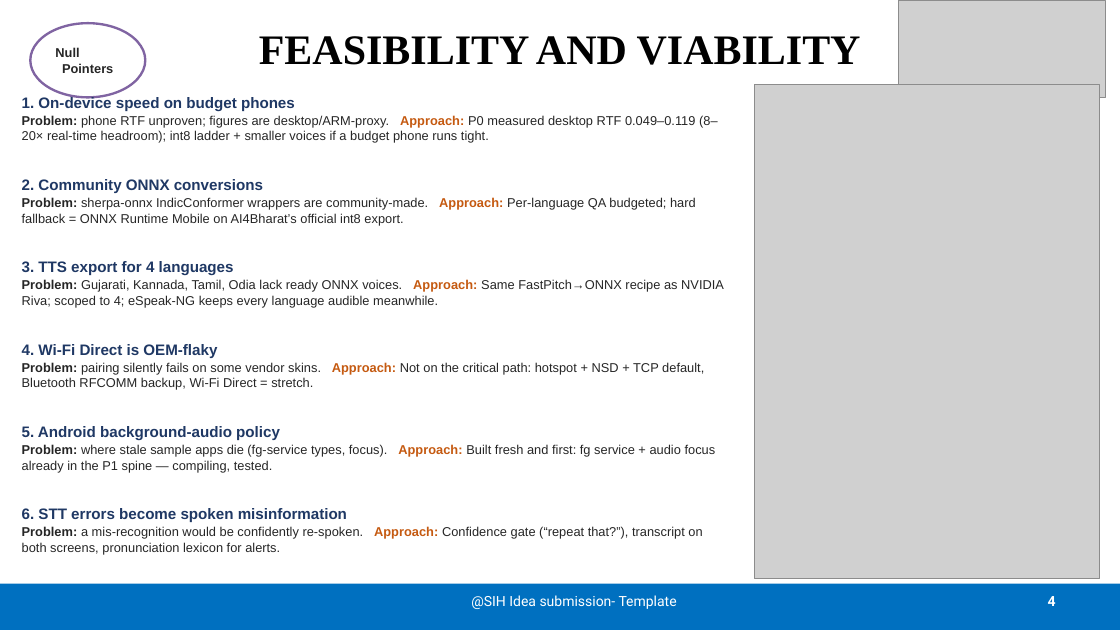
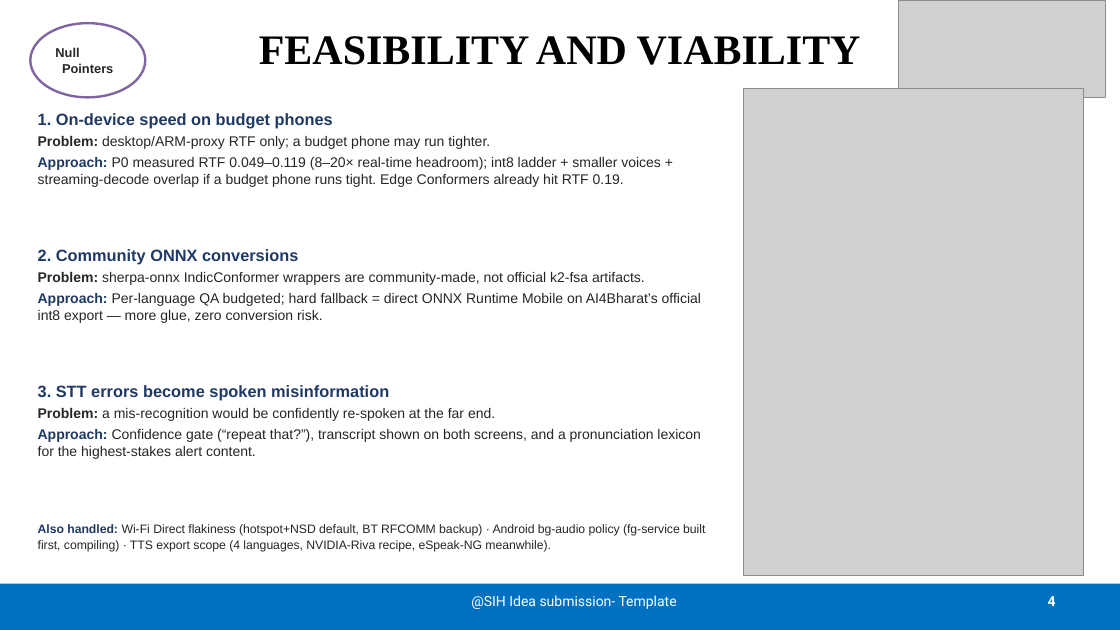
Before and after one commit to satyam-mishra-dev/itantra, a slide deck: slide 4 of docs/SIH2026-iTantra-idea-PPT.pptx. Drawn at 1120x630 pixels with LibreOffice and Linux fonts; fonts in the diff are those of the drawing; grey boxes stand for pictures. Boxes give left, top, right and bottom in pixels: in the first picture for what was removed or moved away, otherwise in the second. Text is boxed around its words. In the diff, an @@ line names an element or a change of style, - is before the commit and + after.

Commit message:
docs: idea PPT v3 — critique fixes: consistent 169x/889x, 45-byte hero, no tech-grid duplication, real repo links, uniform S1, measured v1 numbers

```diff
--- a/docs/SIH2026-iTantra-idea-PPT.pptx
+++ b/docs/SIH2026-iTantra-idea-PPT.pptx
@@ picture: place and size @@
-picture at [755, 84, 1100, 579]
+picture at [744, 88, 1084, 576]
@@ text "1. On-device speed on budget ...": place and size @@
-text "1. On-device speed on budget ..." at [22, 96, 718, 143]
+text "1. On-device speed on budget ..." at [38, 113, 661, 187]
@@ text at [38, 113, 333, 129]: size 13 to 14 pt in "1. On-device speed on budget phones"; more space between paragraphs @@
@@ text at [38, 136, 661, 187]: text changed; size 11 to 12 pt @@
-Problem: phone RTF unproven; figures are desktop/ARM-proxy. Approach: P0 measured desktop RTF 0.049–0.119 (8–20× real-time headroom); int8 ladder + smaller voices if a budget phone runs tight.
+Problem: desktop/ARM-proxy RTF only; a budget phone may run tighter.
+Approach: P0 measured RTF 0.049–0.119 (8–20× real-time headroom); int8 ladder + smaller voices + streaming-decode overlap if a budget phone runs tight. Edge Conformers already hit RTF 0.19.
@@ text removed at [22, 261, 724, 308] @@
-3. TTS export for 4 languages
-Problem: Gujarati, Kannada, Tamil, Odia lack ready ONNX voices. Approach: Same FastPitch→ONNX recipe as NVIDIA Riva; scoped to 4; eSpeak-NG keeps every language audible meanwhile.
@@ text "2. Community ONNX conversions": place and size @@
-text "2. Community ONNX conversions" at [22, 179, 696, 225]
+text "2. Community ONNX conversions" at [38, 249, 701, 323]
@@ text at [38, 249, 298, 265]: size 13 to 14 pt in "2. Community ONNX conversions"; more space between paragraphs @@
@@ text at [38, 272, 701, 323]: text changed; size 11 to 12 pt @@
-Problem: sherpa-onnx IndicConformer wrappers are community-made. Approach: Per-language QA budgeted; hard fallback = ONNX Runtime Mobile on AI4Bharat’s official int8 export.
+Problem: sherpa-onnx IndicConformer wrappers are community-made, not official k2-fsa artifacts.
+Approach: Per-language QA budgeted; hard fallback = direct ONNX Runtime Mobile on AI4Bharat’s official int8 export — more glue, zero conversion risk.
@@ text at [38, 385, 701, 459]: text changed; size 11 to 12 pt @@
-6. STT errors become spoken misinformation
-Problem: a mis-recognition would be confidently re-spoken. Approach: Confidence gate (“repeat that?”), transcript on both screens, pronunciation lexicon for alerts.
+3. STT errors become spoken misinformation
+Problem: a mis-recognition would be confidently re-spoken at the far end.
+Approach: Confidence gate (“repeat that?”), transcript shown on both screens, and a pronunciation lexicon for the highest-stakes alert content.
@@ text removed at [22, 426, 716, 472] @@
-5. Android background-audio policy
-Problem: where stale sample apps die (fg-service types, focus). Approach: Built fresh and first: fg service + audio focus already in the P1 spine — compiling, tested.
@@ text at [38, 524, 705, 552]: text changed; size 11 to 10.5 pt @@
-4. Wi-Fi Direct is OEM-flaky
-Problem: pairing silently fails on some vendor skins. Approach: Not on the critical path: hotspot + NSD + TCP default, Bluetooth RFCOMM backup, Wi-Fi Direct = stretch.
+Also handled: Wi-Fi Direct flakiness (hotspot+NSD default, BT RFCOMM backup) · Android bg-audio policy (fg-service built first, compiling) · TTS export scope (4 languages, NVIDIA-Riva recipe, eSpeak-NG meanwhile).
```
Also in this commit, not shown: 5 other slides changed, 1 other file.
